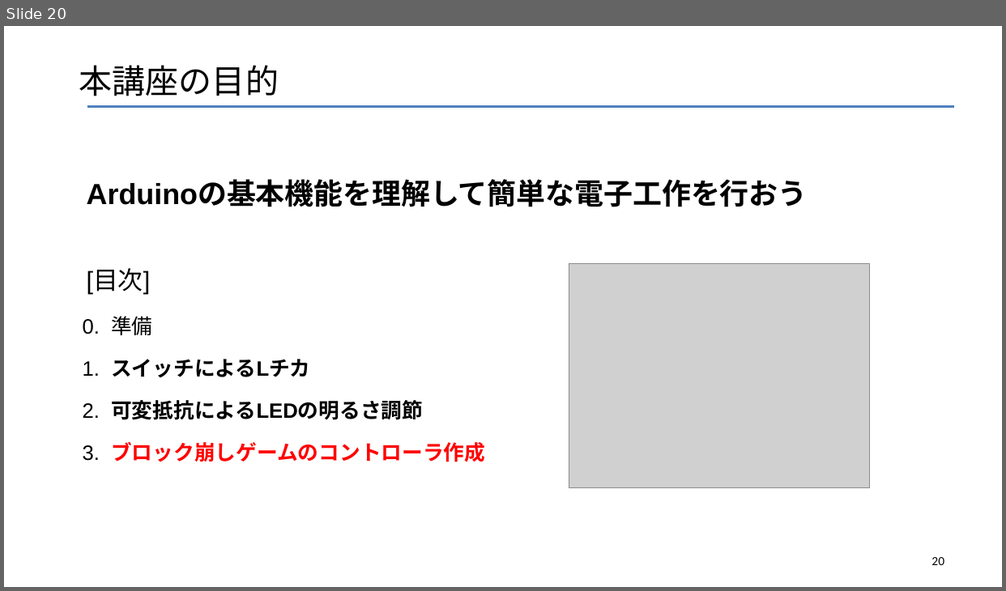
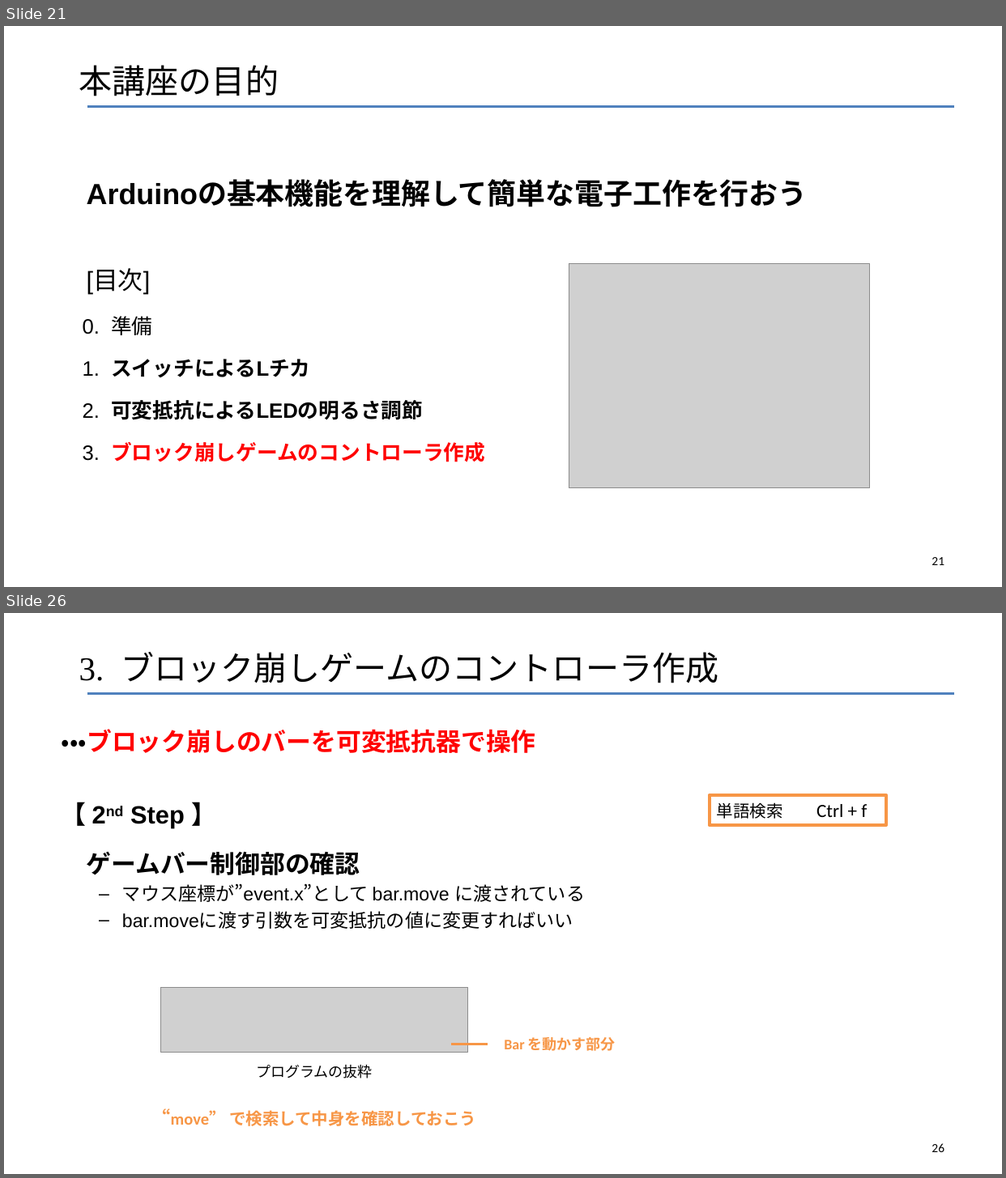
Before and after one commit to robot-cs/Tech-Education-Hub, a slide deck: Arduino-Basics/Arduino講座1.pptx. Shown one above the other, each under a label of ours: slide 20 before the commit, slides 21 and 26 after it; the slides between them are not shown. The pictures are 1006x591 and 1006x1178 pixels, drawn with LibreOffice and Linux fonts; fonts in the diff are those of the drawing; grey boxes stand for pictures. Boxes give left, top, right and bottom in pixels: in the first picture for what was removed or moved away, otherwise in the second. Text is boxed around its words. In the diff, an @@ line names an element or a change of style, - is before the commit and + after.

```diff
--- a/Arduino-Basics/Arduino講座1.pptx
+++ b/Arduino-Basics/Arduino講座1.pptx
@@ slide 26 added at box(4, 613, 1002, 1174), background #FFFFFF; not listed: 1 template element that a slide beside it also shows @@
@@ title added at box(79, 652, 718, 683), 32 pt, text #000000 @@
+3. ブロック崩しゲームのコントローラ作成
@@ text added at box(62, 729, 585, 929), 18 pt, text #000000 @@
+・・・ブロック崩しのバーを可変抵抗器で操作
+【 2nd Step 】
+ゲームバー制御部の確認
+  – マウス座標が”event.x”として bar.move に渡されている
+  – bar.moveに渡す引数を可変抵抗の値に変更すればいい
@@ rectangle added at box(710, 795, 886, 825), outline #F79646 3 pt, 18 pt, text #000000 @@
+単語検索 Ctrl + f
@@ picture added at box(161, 988, 467, 1053) @@
@@ line added from (451, 1044) to (488, 1044), #F79646 2.25 pt @@
@@ text added at box(504, 1037, 616, 1051), 14 pt, text #F79646, bold @@
+  Bar を動かす部分
@@ text added at box(256, 1065, 372, 1079), 14 pt, text #000000 @@
+プログラムの抜粋
@@ text added at box(171, 1110, 476, 1127), 16 pt, text #F79646, bold @@
+“move” で検索して中身を確認しておこう
@@ page number added at box(931, 1144, 944, 1152), 12 pt, text #000000 @@
+26
@@ what was slide 20 is now slide 21 @@
@@ page number at box(931, 557, 944, 565): text changed @@
-20
+21
```
Also in this commit, not shown: 10 slides changed, 5 other slides added.
